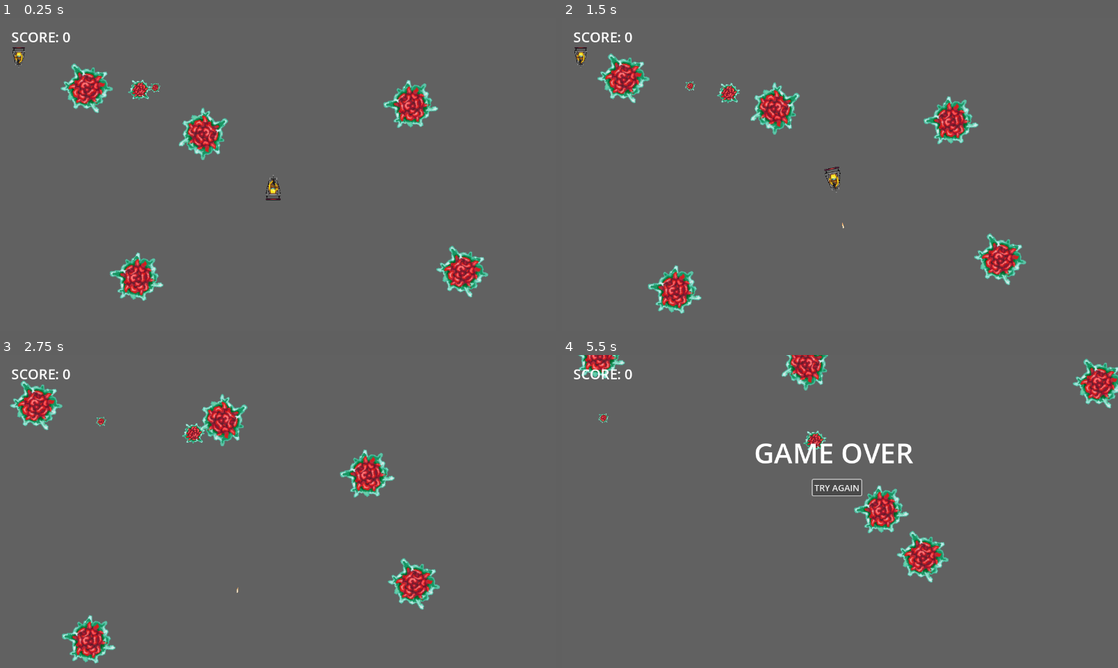
Above: before the commit, frames 1-4 (two rows, left to right).
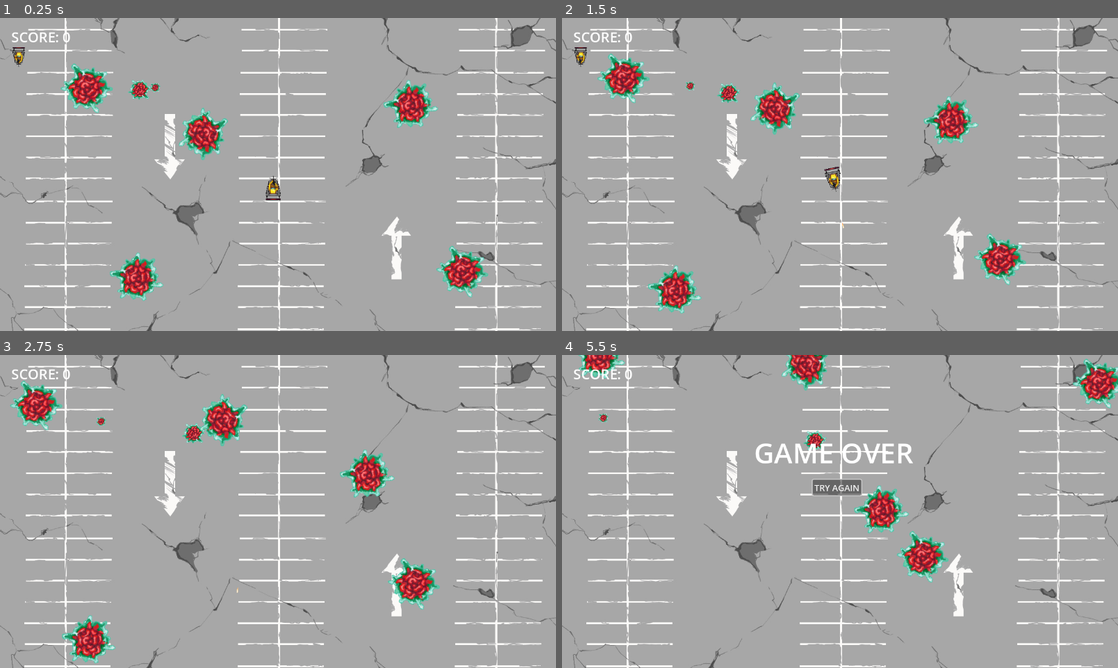
Above: after the commit, the same moments.

Repository: IsaacLandrum/690-Arcade-Shakeout
Game: Godot game, scene res://scenes/game.tscn
Two runs of this game, one before a commit and one after it. Both use one fixed random seed, a clock stepped at 60 frames per second and the inputs below.
Inputs:
- Up to frame 1 (0.25 s): no input
- Up to frame 2 (1.5 s): hold D (rotate_right) 0.53-1.28 s; tap Space (shoot) at 0.6, 1.35 s; hold S (move_backward) from 1.28 s (still down)
- Up to frame 3 (2.75 s): release S (move_backward) at 2.03 s; hold D (rotate_right) from 2.03 s (still down); tap Space (shoot) at 2.1 s
- Up to frame 4 (5.5 s): release D (rotate_right) at 2.78 s; hold W (move_forward) 2.78-3.5 s; tap Space (shoot) at 2.85 s; click "TRY AGAIN" at 3.5 s; click "TRY AGAIN" at 4.25 s; click "TRY AGAIN" at 5 s

The runs differ from the first frame. In frame 1, 94% of the frame differs, in the area x 0-100%, y 0-100%; in frame 2, 94%; in frame 3, 95%; in frame 4, 95%.

Commit message:
Added background image

Diff:
--- a/scenes/game.tscn
+++ b/scenes/game.tscn
@@ -7,6 +7,7 @@
 [ext_resource type="PackedScene" uid="uid://clq8q118wkjdl" path="res://scenes/asteroid_med.tscn" id="3_kgi2l"]
 [ext_resource type="PackedScene" uid="uid://cpa0k4jq5ba32" path="res://scenes/game_over_screen.tscn" id="3_lpe6y"]
 [ext_resource type="PackedScene" uid="uid://b1rjv1ois4p5a" path="res://scenes/asteroid_small.tscn" id="4_ruxpw"]
+[ext_resource type="Texture2D" uid="uid://bp0ioge5rexii" path="res://assets/parking_lot_final.jpg" id="8_ii44s"]
 
 [sub_resource type="GDScript" id="GDScript_flxwp"]
 script/source = "extends Control
@@ -65,3 +66,9 @@
 position = Vector2(370, 161)
 collision_layer = 4
 collision_mask = 11
+
+[node name="Background" type="TextureRect" parent="."]
+show_behind_parent = true
+offset_right = 1280.0
+offset_bottom = 720.0
+texture = ExtResource("8_ii44s")
Binary file added: assets/parking_lot_final.jpg
Not shown, added: assets/parking_lot_final.jpg.import
Not shown: 1 places in scenes/game.tscn that only renumber resources
Not shown, changed: .gitignore
